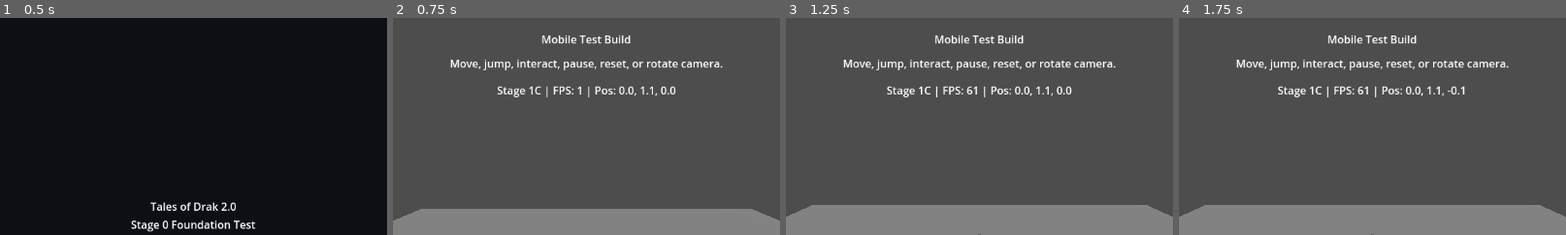
Above: before the commit, frames 1-4 (left to right).
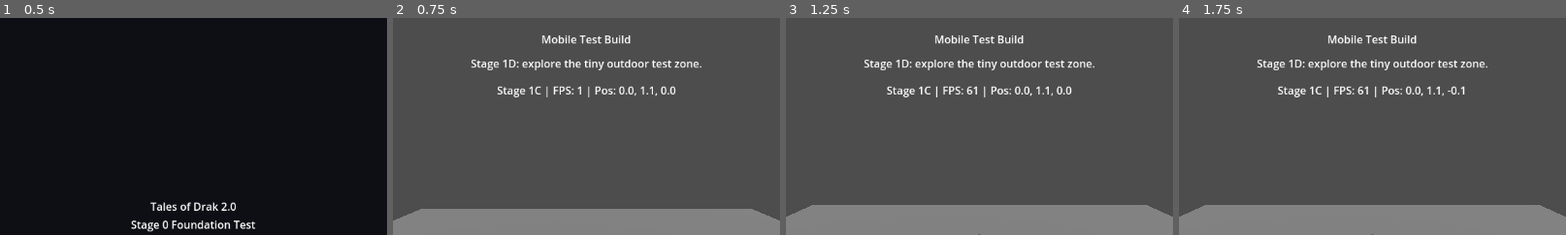
Above: after the commit, the same moments.

Repository: tristanvickery20/Tales-of-Drak-2.0
Game: Godot game, scene res://scenes/main_menu/main_menu.tscn
Two runs of this game, one before a commit and one after it. Both use one fixed random seed, a clock stepped at 60 frames per second and the inputs below.
Inputs:
- Up to frame 1 (0.5 s): no input
- Up to frame 2 (0.75 s): click "Start Game" at 0.5 s
- Up to frame 3 (1.25 s): no input
- Up to frame 4 (1.75 s): click "↑" at 1.25 s
The pictures show only the part of the screen within x 25-75%, y 0-50%; the shares and areas given below are measured in that part.

Frame 1 is identical in both runs. In frame 2, 1.5% of the frame differs, in the area x 14-86%, y 19-25%; in frame 3, 1.5%; in frame 4, 1.5%.

Commit message:
Spawn Stage 1D outdoor test zone

Diff:
--- a/scripts/mobile_test_controls.gd
+++ b/scripts/mobile_test_controls.gd
@@ -1,6 +1,7 @@
 extends CanvasLayer
 
 const MAIN_MENU_SCENE := "res://scenes/main_menu/main_menu.tscn"
+const STAGE_1D_ZONE_SCRIPT := preload("res://scripts/test_zone_layout.gd")
 
 @onready var player: Node = get_node_or_null("../PlaceholderPlayer")
 @onready var camera: Node = get_node_or_null("../Camera3D")
@@ -15,6 +16,7 @@
 
 func _ready() -> void:
 	process_mode = Node.PROCESS_MODE_ALWAYS
+	_ensure_stage_1d_zone_exists()
 	_ensure_mobile_debug_controls_exist()
 	_refresh_optional_nodes()
 
@@ -53,7 +55,7 @@
 		pause_menu_button.pressed.connect(_on_back_to_menu_pressed)
 
 	_set_paused(false)
-	_set_status("Move, jump, interact, pause, reset, or rotate camera.")
+	_set_status("Stage 1D: explore the tiny outdoor test zone.")
 
 func _process(_delta: float) -> void:
 	if not _paused and player != null and player.has_method("set_move_input"):
@@ -64,6 +66,17 @@
 
 	if debug_label != null and player != null and player.has_method("get_debug_summary"):
 		debug_label.text = str(player.get_debug_summary())
+
+func _ensure_stage_1d_zone_exists() -> void:
+	var world := get_parent() as Node3D
+	if world == null:
+		return
+	if world.get_node_or_null("Stage1DZoneController") != null:
+		return
+	var zone_controller := Node3D.new()
+	zone_controller.name = "Stage1DZoneController"
+	zone_controller.set_script(STAGE_1D_ZONE_SCRIPT)
+	world.add_child(zone_controller)
 
 func _ensure_mobile_debug_controls_exist() -> void:
 	var controls := get_node_or_null("Controls") as Control
@@ -79,7 +92,7 @@
 		new_debug_label.offset_right = -20.0
 		new_debug_label.offset_bottom = 130.0
 		new_debug_label.horizontal_alignment = HORIZONTAL_ALIGNMENT_CENTER
-		new_debug_label.text = "Stage 1C debug ready"
+		new_debug_label.text = "Stage 1D debug ready"
 		controls.add_child(new_debug_label)
 
 	if get_node_or_null("Controls/PauseButton") == null:
